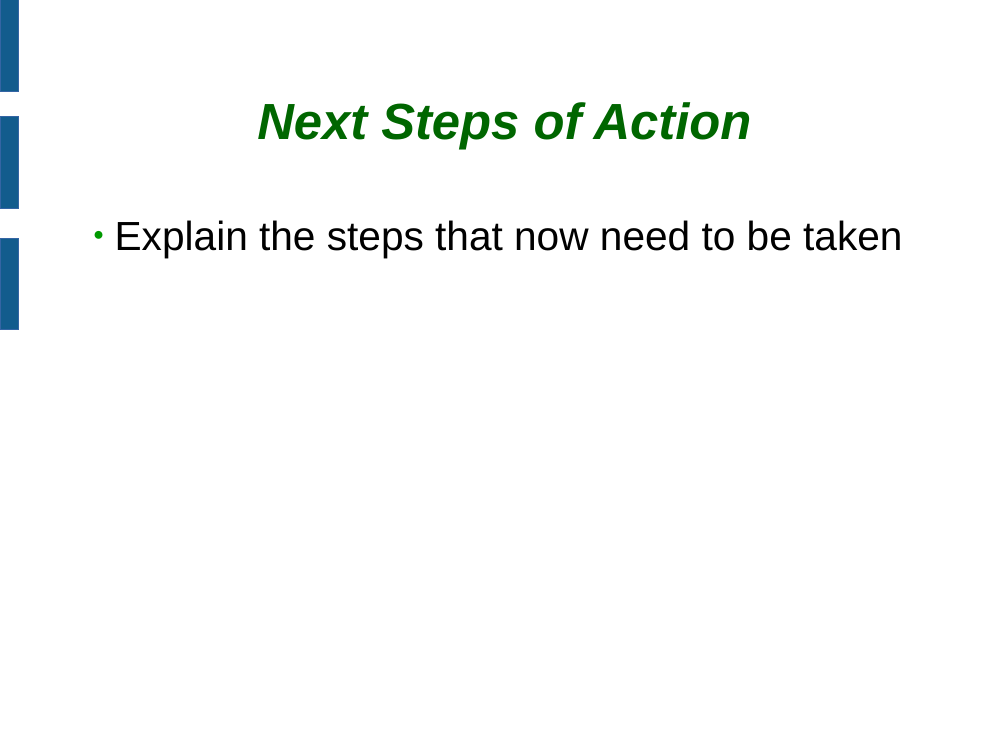
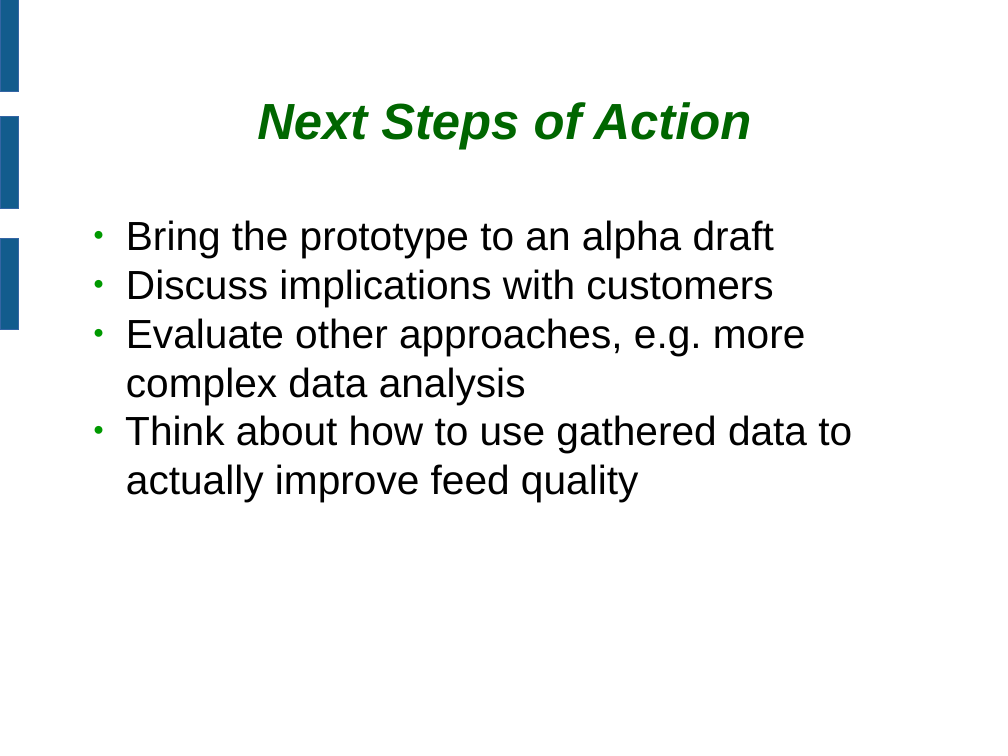
Before and after one commit to flosama/dataenlightenment, a slide deck: slide 5 of doc/presi.odp. Drawn at 1008x756 pixels with LibreOffice and Linux fonts; fonts in the diff are those of the drawing; background and template pictures are left out. Boxes give left, top, right and bottom in pixels: in the first picture for what was removed or moved away, otherwise in the second. Text is boxed around its words. In the diff, an @@ line names an element or a change of style, - is before the commit and + after.

```diff
--- a/doc/presi.odp
+++ b/doc/presi.odp
@@ text at box(125, 220, 852, 502): text changed @@
-● Explain the steps that now need to be taken
+● Bring the prototype to an alpha draft
+● Discuss implications with customers
+● Evaluate other approaches, e.g. more
+complex data analysis
+● Think about how to use gathered data to
+  actually improve feed quality
```
Also in this commit, not shown: 1 other slide changed, 1 other file.
